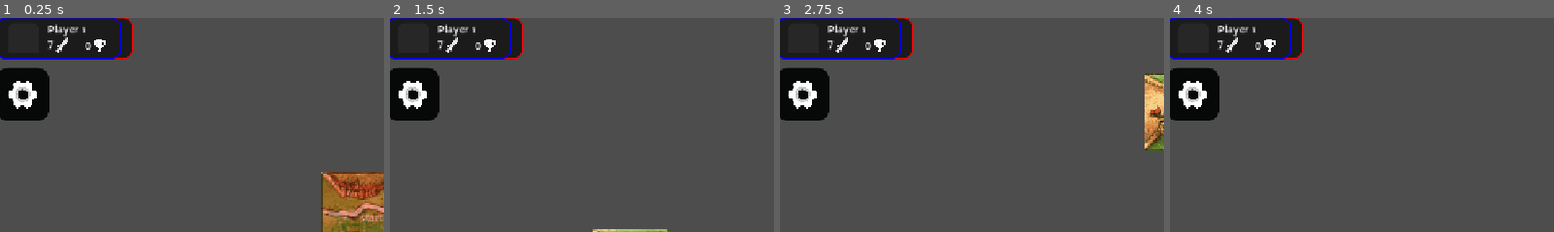
Above: before the commit, frames 1-4 (left to right).
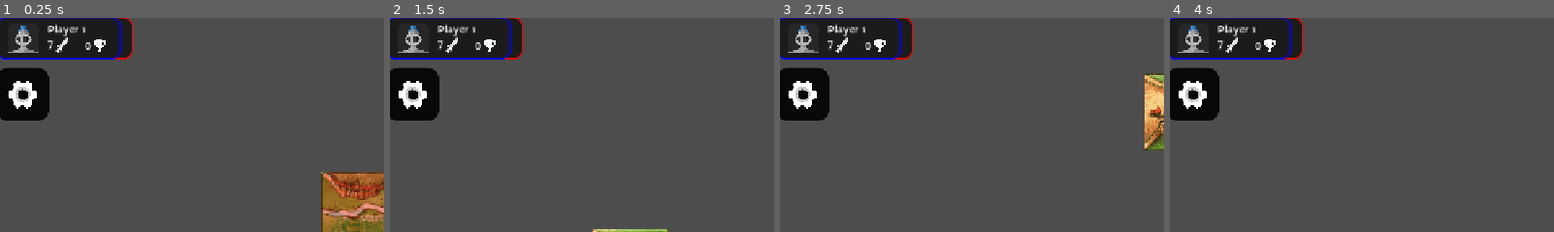
Above: after the commit, the same moments.

Repository: mrssd/Carcassonne
Game: Godot game, scene res://scenes/main/Main.tscn
Same seed, same stepped clock (60 frames per second), same inputs: the game is played once before the commit and once after it. This scene is started directly instead of the project's main scene.
Inputs (mouse positions are % of the whole screen's width and height, from its top left):
- Up to frame 1 (0.25 s): no input
- Up to frame 2 (1.5 s): tap Enter at 0.5 s; move the mouse to (73, 46) at 0.52 s; hold S (cam_down) 0.53-1.28 s; click (73, 46) at 0.67 s; tap Space at 0.77 s; move the mouse to (30, 56) at 1.27 s; tap A (cam_left) at 1.35 s; click (30, 56) at 1.42 s
- Up to frame 3 (2.75 s): tap Space at 1.52, 2 s; move the mouse to (61, 28) at 2.02 s; hold D (cam_right) from 2.03 s (still down); click (61, 28) at 2.17 s
- Up to frame 4 (4 s): move the mouse to (45, 71) at 2.77 s; release D (cam_right) at 2.78 s; tap W (cam_up) at 2.85 s; click (45, 71) at 2.92 s; tap Space at 3.02, 3.77 s; tap Enter at 3.5 s; move the mouse to (81, 66) at 3.52 s; tap Q at 3.6 s; click (81, 66) at 3.67 s
The pictures show only the part of the screen within x 4-54%, y 6-56%; the shares and areas given below are measured in that part.

The runs differ from the first frame. In frame 1, 0.3% of the frame differs, in the area x 2-11%, y 3-17%; in frame 2, 0.3%; in frame 3, 0.3%; in frame 4, 0.3%.

Commit message:
Fixed merging bugs
1. Added ScoreBubble node to Main.tscn to display score bubble animation, was previously missing and made the game crash
2. Added duplicate and invert meeple position for starting tile in TileDeck.gd
3. Added bound checking for add_score in ScoreManager to prevent bugs
4. Fixed CELL_SIZE inconsistency in BotController.gd, which incorrectly call get_placement_feature if two features are close enough

Diff:
--- a/scenes/PlayerCard/PlayerCard.tscn
+++ b/scenes/PlayerCard/PlayerCard.tscn
@@ -1,6 +1,6 @@
 [gd_scene load_steps=9 format=3 uid="uid://b2umgf63jqcop"]
 
-[ext_resource type="Texture2D" path="res://assets/images/CarcassoneAvatars/Player1Avatar.png" id="1_5pmsl"]
+[ext_resource type="Texture2D" uid="uid://hrl5ob5cenp" path="res://assets/images/Avatars/Player1Avatar.png" id="1_5pmsl"]
 [ext_resource type="FontFile" uid="uid://desgckb87qtdk" path="res://assets/fonts/Capriola-Regular.ttf" id="2_5pmsl"]
 [ext_resource type="Texture2D" uid="uid://clwisk1pd7aa4" path="res://assets/images/sword-white.svg" id="3_c70en"]
 [ext_resource type="Texture2D" uid="uid://fdma4xgyp8sl" path="res://assets/images/trophy.svg" id="4_4foc5"]
--- a/scenes/main/Main.tscn
+++ b/scenes/main/Main.tscn
@@ -1,5 +1,6 @@
-[gd_scene load_steps=26 format=3 uid="uid://bhc24iana05ko"]
-
+[gd_scene load_steps=27 format=3 uid="uid://bhc24iana05ko"]
+
+[ext_resource type="Script" uid="uid://djkjx33uip40o" path="res://scripts/animations/ScoreBubble.gd" id="1_scrbbl"]
 [ext_resource type="Script" uid="uid://yppp74rwgvg" path="res://scripts/feature_system/ScoreSystem.gd" id="1_hujxm"]
 [ext_resource type="Script" uid="uid://b0kali0tyw2vh" path="res://scripts/core/board.gd" id="1_nha0i"]
 [ext_resource type="Script" uid="uid://cn0pahhi58djk" path="res://scripts/camera_control.gd" id="1_u1xfj"]
@@ -79,6 +80,9 @@
 script = ExtResource("3_k2fmo")
 metadata/_custom_type_script = "uid://btuilk5cm3t1k"
 
+[node name="ScoreBubble" type="Node" parent="."]
+script = ExtResource("1_scrbbl")
+
 [node name="Board" type="Node2D" parent="."]
 script = ExtResource("1_nha0i")
 tile_scene = ExtResource("2_tile")
--- a/scripts/ai/BotController.gd
+++ b/scripts/ai/BotController.gd
@@ -123,7 +123,7 @@
 		return null
 
 	for key in last_placed_tile.tile_data.meeple_positions.keys(): #Loop through all meeple placement of the last_placed_tile
-		var world_pos = last_placed_tile.to_global(Vector2(key.x, key.y) * 24.0)
+		var world_pos = last_placed_tile.to_global(Vector2(key.x, key.y) * (Board.CELL_SIZE / 4.0))
 		var temp_meeple: Meeple = MEEPLE_SCENE.instantiate() as Meeple
 		var info = temp_meeple.get_placement_feature(last_placed_tile, world_pos)
 		temp_meeple.free()
@@ -160,7 +160,7 @@
 			best_key = key
 
 	if best_value >= 1 and best_key != null:
-		return last_placed_tile.to_global(Vector2(best_key.x, best_key.y) * 20.0)
+		return last_placed_tile.to_global(Vector2(best_key.x, best_key.y) * (Board.CELL_SIZE / 4.0))
 	return null
 
 
--- a/scripts/feature_system/ScoreManager.gd
+++ b/scripts/feature_system/ScoreManager.gd
@@ -18,7 +18,7 @@
 #Adds score to player
 func add_score(player_index : int, points_added : int) -> void:
     # ensure valid index
-    if player_index < 0:
+    if player_index < 0 or player_index >= scores.size():
         return
 
     scores[player_index] += points_added
--- a/scripts/tile_system/TileDeck.gd
+++ b/scripts/tile_system/TileDeck.gd
@@ -27,8 +27,9 @@
 			_draw_pile.back().invert_Y_meeple_positions()
 	_draw_pile.shuffle()
 	#Starting tile
-	_draw_pile.append(tile_resources[-1].carcassone_tile_data)
+	_draw_pile.append(tile_resources[-1].carcassone_tile_data.duplicate(true))
 	_draw_pile.back().apply_segment_data()
+	_draw_pile.back().invert_Y_meeple_positions()
 	deck_changed.emit()
 	return self
 
